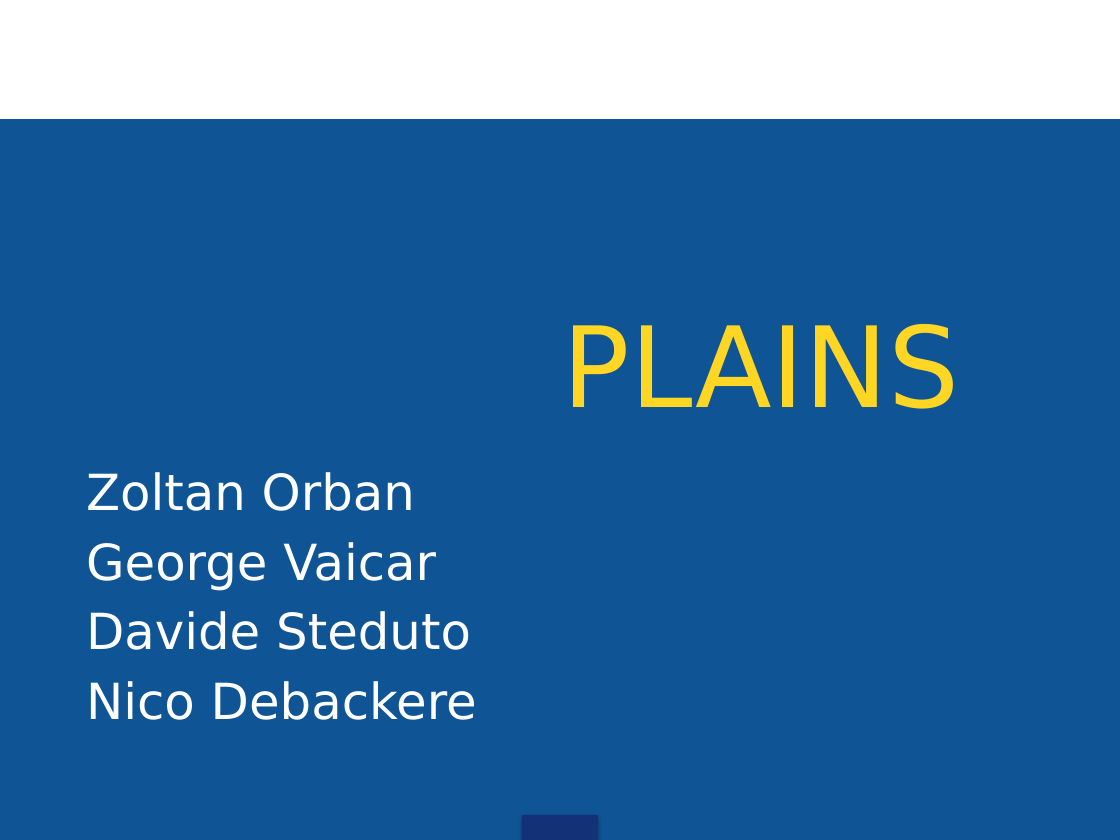
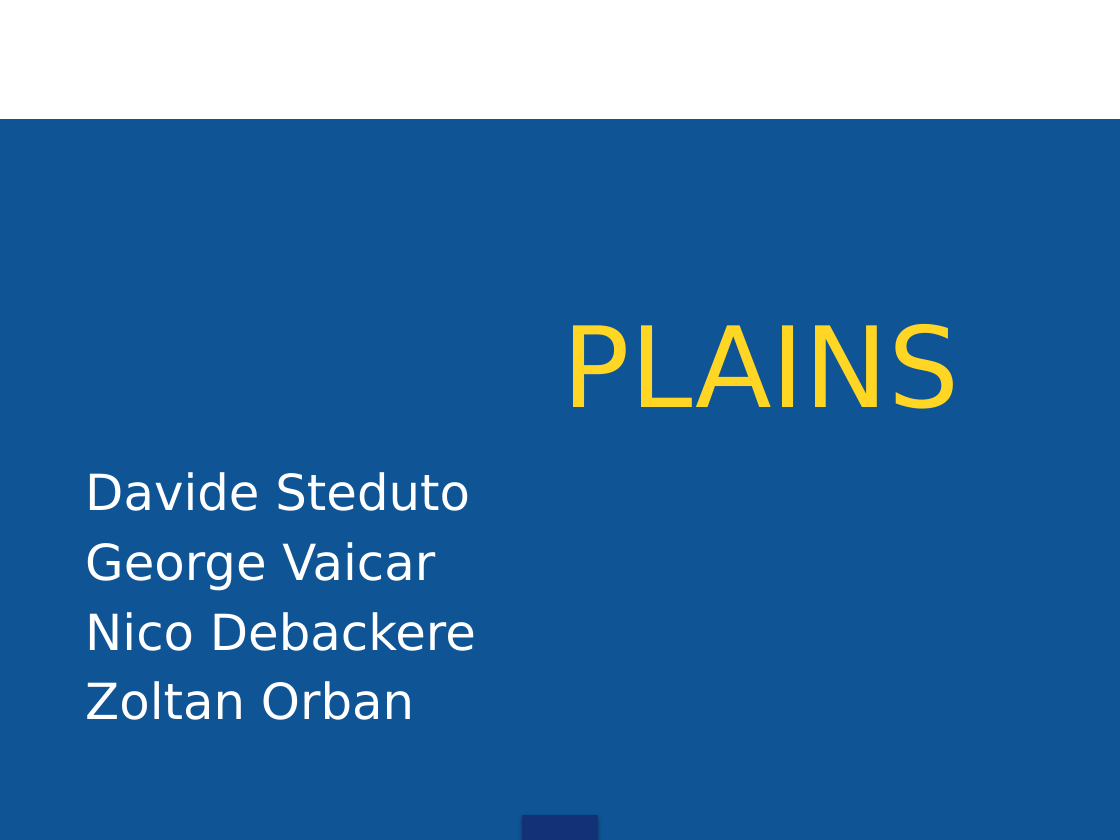
Before and after one commit to orbanz/Hackathon, a slide deck: slide 1 of Hackathlon Canteens v3.pptx. Drawn at 1120x840 pixels with LibreOffice and Linux fonts; fonts in the diff are those of the drawing; background and template pictures are left out. Boxes give left, top, right and bottom in pixels: in the first picture for what was removed or moved away, otherwise in the second. Text is boxed around its words. In the diff, an @@ line names an element or a change of style, - is before the commit and + after.

Commit message:
add ppt

```diff
--- a/Hackathlon Canteens v3.pptx
+++ b/Hackathlon Canteens v3.pptx
@@ subtitle at bbox=[85, 472, 476, 651]: paragraphs added @@
+Davide Steduto
+George Vaicar
+Nico Debackere
@@ subtitle at bbox=[86, 542, 477, 720]: paragraphs removed @@
-George Vaicar
-Davide Steduto
-Nico Debackere
```
Also in this commit, not shown: 1 other slide changed.
